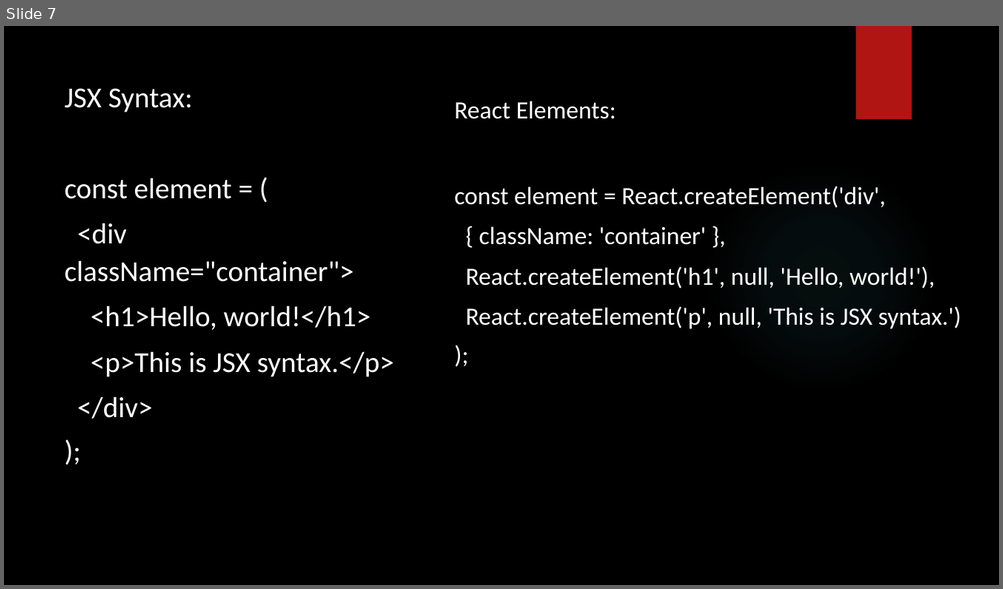
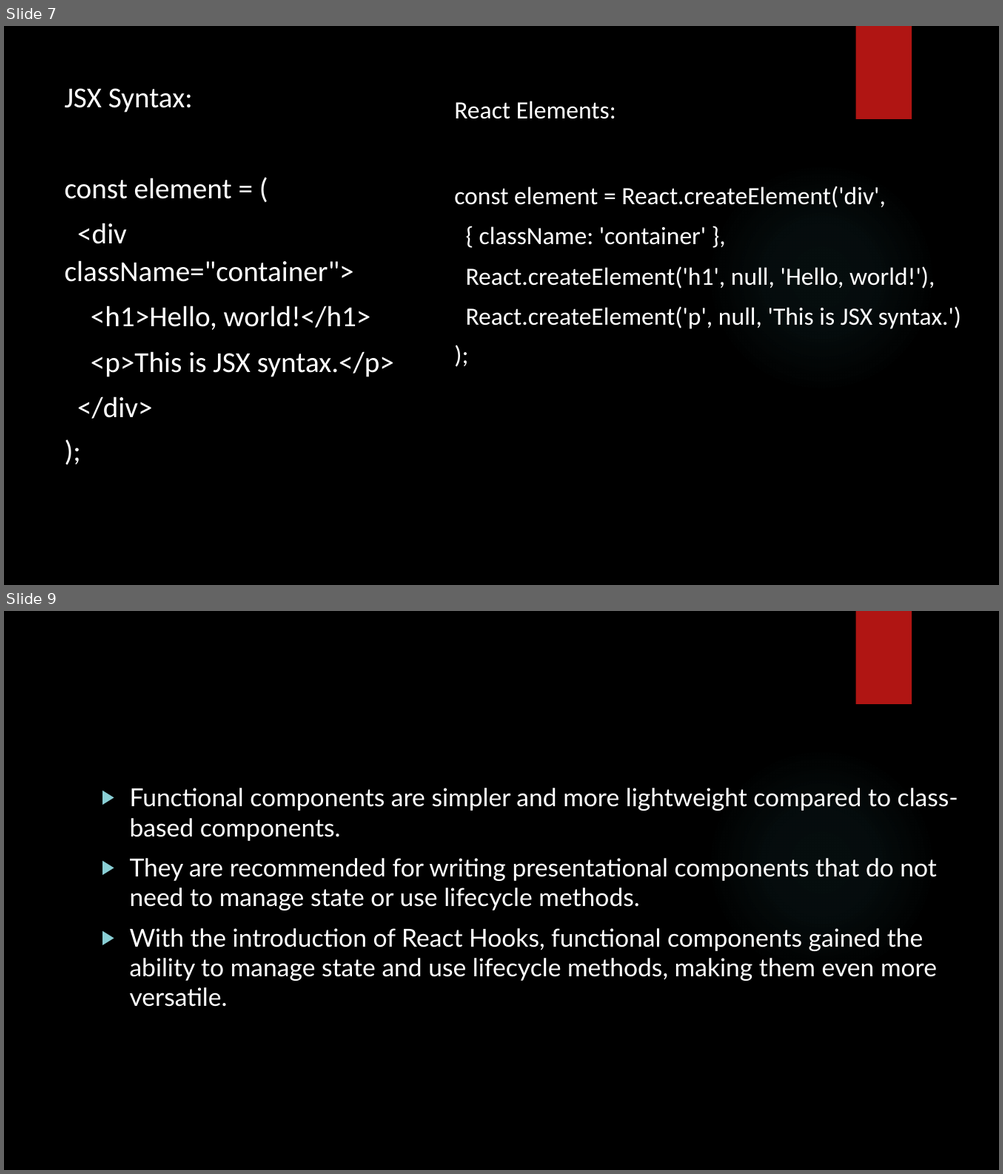
Before and after one commit to onkarbhawar111/React-batch-7-Oct, a slide deck: React PPT.pptx. Shown one above the other, each under a label of ours: slide 7 before the commit, slides 7 and 9 after it; the slides between them are not shown. The pictures are 1003x589 and 1003x1174 pixels, drawn with LibreOffice and Linux fonts; fonts in the diff are those of the drawing; background and template pictures are left out. Boxes give left, top, right and bottom in pixels: in the first picture for what was removed or moved away, otherwise in the second. Text is boxed around its words. In the diff, an @@ line names an element or a change of style, - is before the commit and + after.

```diff
--- a/React PPT.pptx
+++ b/React PPT.pptx
@@ slide 9 added at (4, 611, 999, 1170), background picture (left out); not listed: 2 template elements that a slide beside it also shows @@
@@ text added at (130, 788, 958, 1007), 24 pt, text #FFFFFF @@
+▶ Functional components are simpler and more lightweight compared to class-based components.
+▶ They are recommended for writing presentational components that do not need to manage state or use lifecycle methods.
+▶ With the introduction of React Hooks, functional components gained the ability to manage state and use lifecycle methods, making them even more versatile.
```
Also in this commit, not shown: 15 other slides added, 7 other files.
